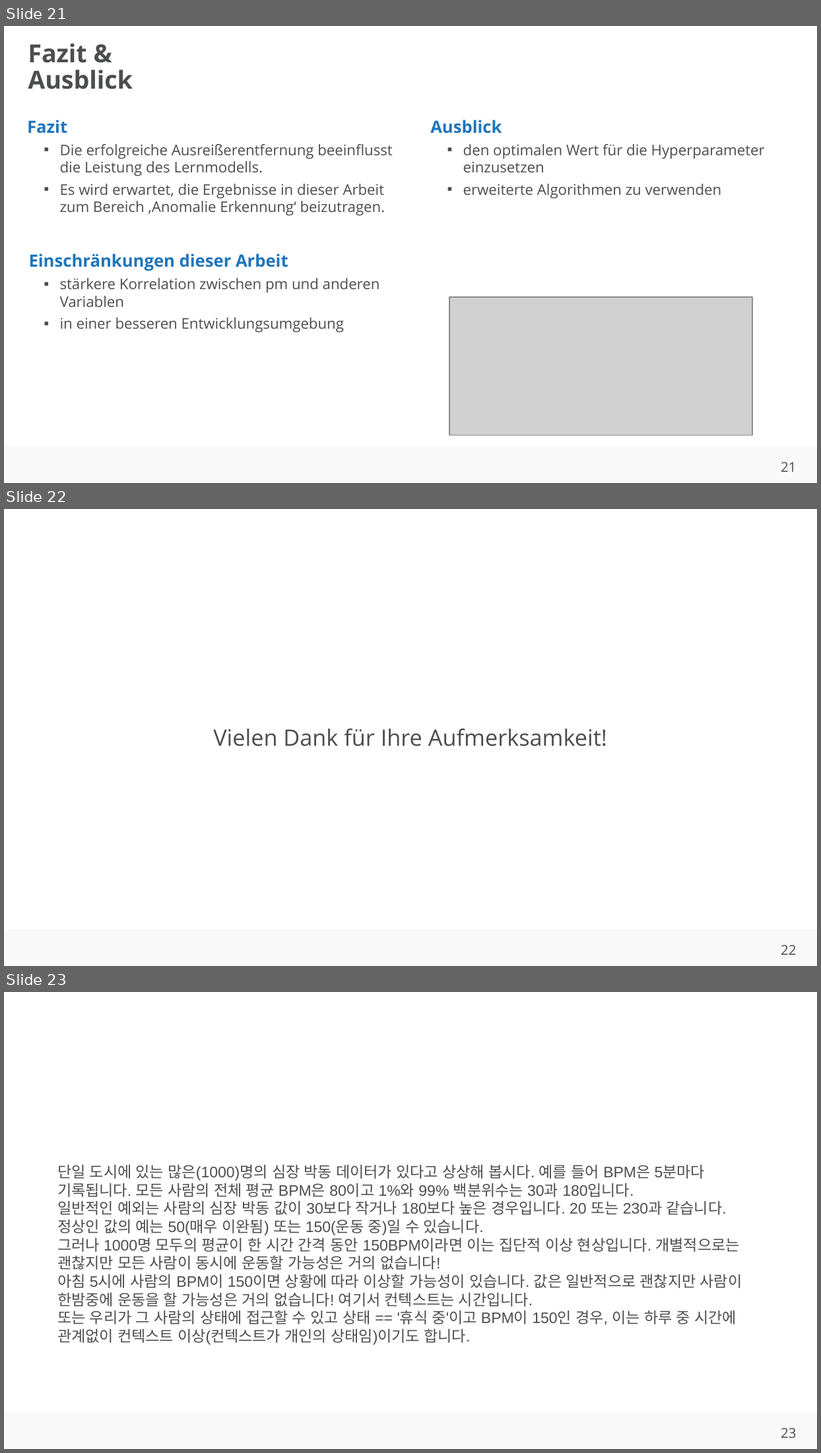
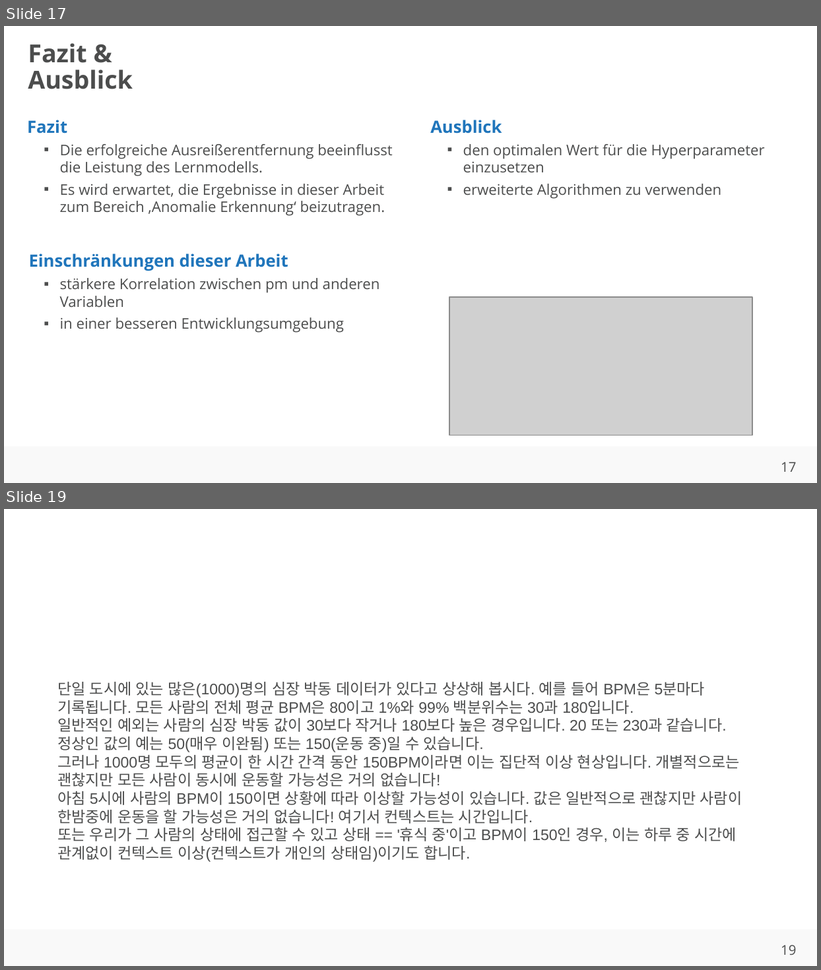
Before and after one commit to ahndavin/Abschlussarbeit_Bachelor, a slide deck: Kolloquium/Kolloquium.pptx. Shown one above the other, each under a label of ours: slides 21, 22 and 23 before the commit, slides 17 and 19 after it; the slides between them are not shown. The pictures are 821x1453 and 821x970 pixels, drawn with LibreOffice and Linux fonts; fonts in the diff are those of the drawing; grey boxes stand for pictures; background and template pictures are left out. Boxes give left, top, right and bottom in pixels: in the first picture for what was removed or moved away, otherwise in the second. Text is boxed around its words. In the diff, an @@ line names an element or a change of style, - is before the commit and + after.

```diff
--- a/Kolloquium/Kolloquium.pptx
+++ b/Kolloquium/Kolloquium.pptx
@@ slide 22 removed at [4, 509, 817, 966], background #FFFFFF; not listed: 2 template elements that a slide beside it also shows @@
@@ text removed at [213, 729, 607, 747] @@
-Vielen Dank für Ihre Aufmerksamkeit!
@@ what was slide 21 is now slide 17 @@
@@ page number at [781, 462, 796, 472]: text changed @@
-21
+17
@@ what was slide 23 is now slide 19 @@
@@ page number at [781, 945, 796, 955]: text changed @@
-23
+19
```
Also in this commit, not shown: 5 slides changed, 5 slides added, 7 other slides removed.
